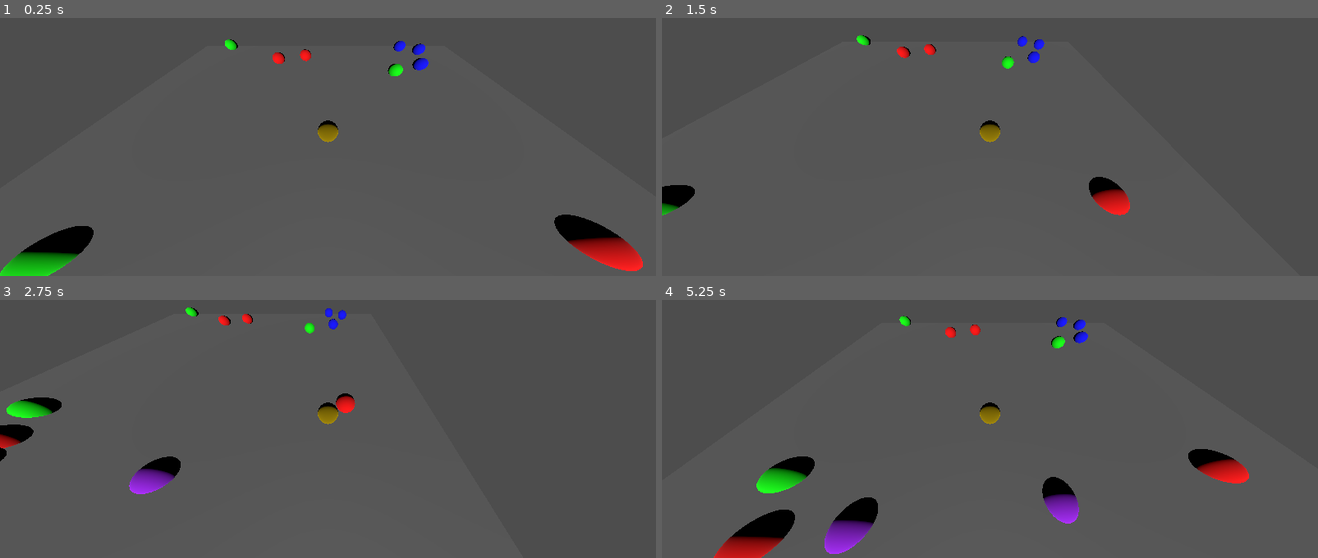
Above: before the commit, frames 1-4 (two rows, left to right).
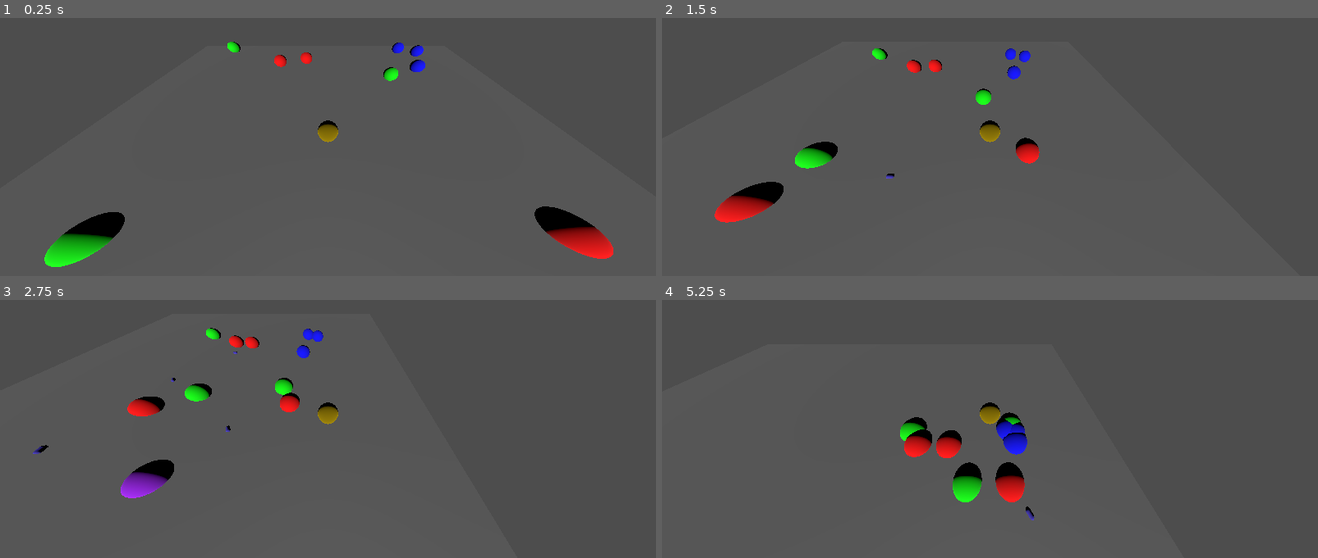
Above: after the commit, the same moments.

Repository: Jontruiz1/CircleGuy2.0
Game: Godot game, scene res://Main.tscn
Same seed, same stepped clock (60 frames per second), same inputs: the game is played once before the commit and once after it.
Inputs:
- Up to frame 1 (0.25 s): no input
- Up to frame 2 (1.5 s): hold D (move_right) 0.53-1.28 s; hold S (move_down) from 1.28 s (still down)
- Up to frame 3 (2.75 s): release S (move_down) at 2.03 s; hold D (move_right) from 2.03 s (still down)
- Up to frame 4 (5.25 s): release D (move_right) at 2.78 s; hold W (move_up) 2.78-3.53 s; hold A (move_left) 3.53-5.03 s; hold S (move_down) from 5.03 s (still down)

The runs differ from the first frame. In frame 1, 4.3% of the frame differs, in the area x 0-98%, y 8-100%; in frame 2, 3.8%; in frame 3, 3.5%; in frame 4, 7.7%, in the area x 7-90%, y 6-100%.
Error before the commit: Parse Error: Invalid argument for "connect()" function: argument 2 should be "Callable" but is "res://Bullet.gd". (res://Bullet.gd:14)

Commit message:
attempting some refactoring

Diff:
--- a/Test/Bullet.gd
+++ b/Test/Bullet.gd
@@ -1,30 +1,45 @@
+class_name Bullet
 extends CharacterBody3D
+
 
 var shoot_direction
 var speed
 var damage
 var t = Timer.new()
+var target
+
+#initialize the bullet
 func init(playerpos, shoot_input, spd, dmg):
+	target = playerpos
 	shoot_direction = (transform.basis * Vector3(shoot_input.x, 0, shoot_input.y)).normalized()
 	damage = dmg
 	speed = spd;
-	self.position =  Vector3(playerpos.x + shoot_input.x, playerpos.y, playerpos.z + shoot_input.y)
-	#self.rotation = (transform.basis * Vector3(shoot_input.x, 0, shoot_input.y)).normalized()
-	t.set_one_shot(true)
-	t.connect("timeout", self, "queue_free")
-	t.set_wait_time(5)
-	add_child(t)
+	self.position =  Vector3(target.x + shoot_input.x, target.y, target.z + shoot_input.y)
+	self.rotation = (transform.basis * Vector3(shoot_input.x, 0, shoot_input.y)).normalized()
+
+
+#make the bullet disappear after a 5 seconds so it doesn't lag the shit out of the game
+func _ready():
+	self.look_at(target)
+	t.wait_time = 5
+	t.one_shot = true
+	t.timeout.connect(func() : queue_free())
+	get_tree().get_root().add_child(t)
 	t.start()
 
-func _physics_process(delta):
+# processes the collisions
+# if the bullet collides with a wall, it should just disappear
+func process_collision():
 	var collideCount = get_slide_collision_count()
-	self.position = Vector3(self.position.x + (delta * shoot_direction.x) * speed , self.position.y + (delta*shoot_direction.y) * speed, self.position.z + (delta * shoot_direction.z) * speed)
-	move_and_slide()
-"""
 	if collideCount:
 		var collision = get_slide_collision(collideCount-1)
 		if(self.get_rid() != collision.get_collider_rid()):
 			var obj = collision.get_collider(0)
 			self.queue_free()
 			obj.health -= self.damage
-"""
+
+
+
+func _physics_process(delta):
+	self.position = Vector3(self.position.x + (delta * shoot_direction.x) * speed , self.position.y + (delta*shoot_direction.y) * speed, self.position.z + (delta * shoot_direction.z) * speed)
+	move_and_slide()
--- a/Test/Enemy.gd
+++ b/Test/Enemy.gd
@@ -1,11 +1,12 @@
+class_name Enemy
 extends CharacterBody3D
 
-var health
-var speed
-var damage
-var can_shoot
-var type
-var target
+var health = null
+var speed = null
+var damage = null
+var can_shoot = null
+var type = null
+var target = null
 var shoot_cooldown = Timer.new()
 var colorMatches = {Color.RED : "Red", Color.BLUE : "Blue", Color.GREEN : "Green", Color.PURPLE : "Purple", Color.BLACK : "Black"}
 
@@ -31,13 +32,13 @@
 	add_child(shoot_cooldown)
 
 # process the shooting if possible
-func shoot():
+func process_move():
 	if can_shoot and shoot_cooldown.is_stopped():
 		var bullet = preload("res://Bullet.tscn").instantiate()
 
 		var tempFix = (Vector2(target.position.x - self.position.x, target.position.z - self.position.z)).normalized()
 
-		# pllace the bullet at the correct starting position
+		# place the bullet at the correct starting position
 		bullet.init(self.position, tempFix, 3, damage-2)
 		get_tree().get_root().add_child(bullet)
 		shoot_cooldown.start()
@@ -47,5 +48,5 @@
 		get_tree().get_root().get_node("GameManager").enemyCount -= 1
 		self.queue_free()
 
-	shoot()
+	process_move()
 	self.position = self.position.move_toward(target.position, delta * speed)
--- a/Test/Main.gd
+++ b/Test/Main.gd
@@ -2,9 +2,9 @@
 
 # health, speed, damage, shoot
 var enemyTypes = {
-	Color.RED : [2, 0, 2, false],
-	Color.BLUE : [3, 0, 3, false],
-	Color.GREEN : [2, 0, 2, false],
+	Color.RED : [2, 2, 2, false],
+	Color.BLUE : [3, 2, 3, false],
+	Color.GREEN : [2, 3, 2, false],
 	Color.PURPLE : [4, 1, 4, true],
 	Color.BLACK : [6, 0, 3, true]
 }
--- a/Test/Player.gd
+++ b/Test/Player.gd
@@ -31,7 +31,7 @@
 		# load and instantiate the bullet
 		var bullet = preload("res://Bullet.tscn").instantiate()
 
-		# pllace the bullet at the correct starting position
+		#initialize bullet, add to tree start shoot cooldown
 		bullet.init(self.position, shoot_input, bullet_speed, damage)
 		get_tree().get_root().add_child(bullet)
 		shoot_cooldown.start()
@@ -53,6 +53,7 @@
 		velocity.x = move_toward(velocity.x, 0, SPEED)
 		velocity.z = move_toward(velocity.z, 0, SPEED)
 
+# will handle colliding with enemies
 func process_collision():
 	var collideCount = get_slide_collision_count()
 
@@ -62,7 +63,7 @@
 	print('\n')"
 
 func _physics_process(delta):
-	process_collision()
+	#process_collision()
 	process_move(delta)
 	process_shoot()
 	move_and_slide()
--- a/Test/project.godot
+++ b/Test/project.godot
@@ -10,7 +10,7 @@
 
 [application]
 
-config/name="Testing"
+config/name="CircleGuy 2.0"
 run/main_scene="res://Main.tscn"
 config/features=PackedStringArray("4.0", "Forward Plus")
 config/icon="res://icon.svg"
